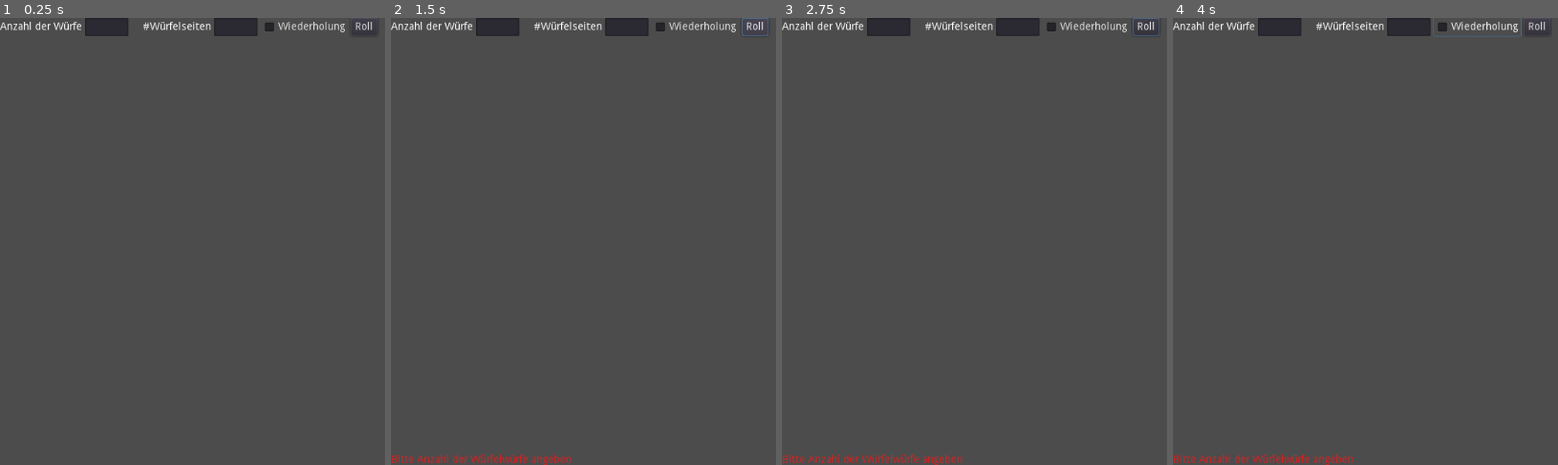
Above: before the commit, frames 1-4 (left to right).
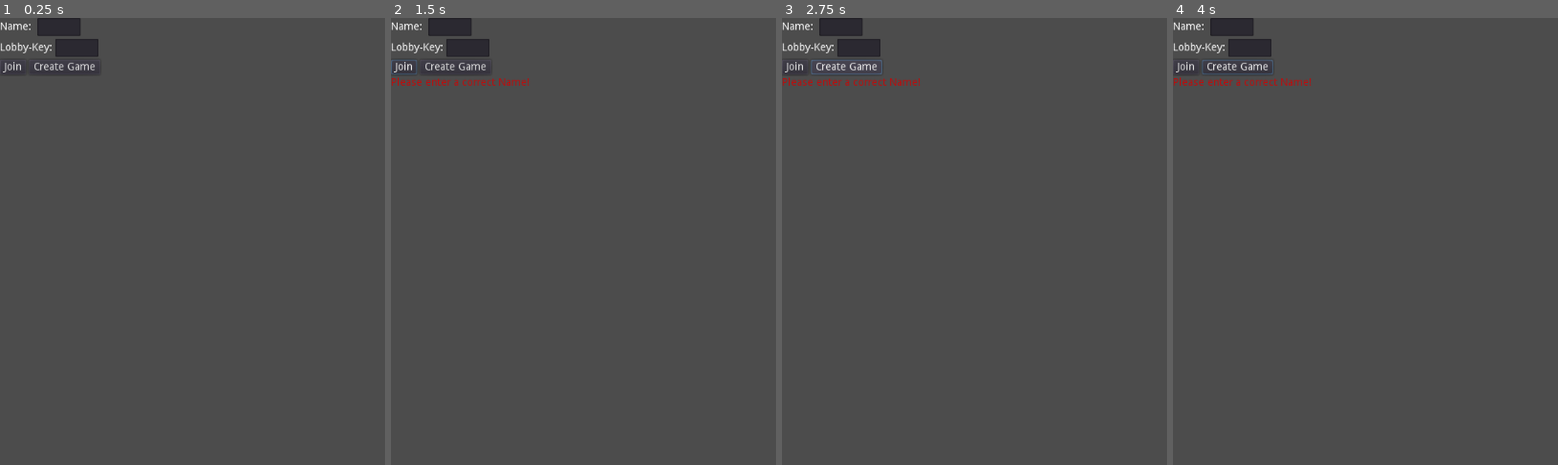
Above: after the commit, the same moments.

Repository: Reneator/Godot-Online-Bingo
Game: Godot game, scene res://Main_Menu.tscn
Two runs of this game, one before a commit and one after it. Both use one fixed random seed, a clock stepped at 60 frames per second and the inputs below. Before the commit the project starts from res://UI.tscn.
Inputs (mouse positions are in pixels of both pictures, inside the frame that each line leads up to):
- Up to frame 1 (0.25 s): no input
- Up to frame 2 (1.5 s): click (402, 67) at 0.5 s, where only the run after the commit has a clickable "Join"; click (756, 26) at 1.25 s, where only the run before the commit has a clickable "Roll"
- Up to frame 3 (2.75 s): click (847, 67) at 2 s, where only the run after the commit has a clickable "Create Game"
- Up to frame 4 (4 s): click (1477, 26) at 2.75 s, where only the run before the commit has a clickable "Wiederholung"; click (1477, 26) at 3.5 s, where only the run before the commit has a clickable "Wiederholung"

The runs differ from the first frame. In frame 1, 2.7% of the frame differs, in the area x 0-98%, y 0-13%; in frame 2, 3.4%; in frame 3, 3.5%, in the area x 0-99%, y 0-100%; in frame 4, 3.4%.

Commit message:
Added Base Lobby functionality and concept

Diff:
--- /dev/null
+++ b/Admin_Username_Element.tscn
@@ -0,0 +1,17 @@
+[gd_scene format=2]
+
+[node name="HBoxContainer" type="HBoxContainer"]
+margin_right = 1024.0
+margin_bottom = 20.0
+
+[node name="Button" type="Button" parent="."]
+margin_right = 78.0
+margin_bottom = 20.0
+text = "Username"
+
+[node name="ColorRect" type="ColorRect" parent="."]
+margin_left = 82.0
+margin_right = 102.0
+margin_bottom = 20.0
+rect_min_size = Vector2( 20, 20 )
+color = Color( 0.65098, 0.156863, 0.156863, 1 )
--- a/Bingo/Bingo.gd
+++ b/Bingo/Bingo.gd
@@ -7,15 +7,21 @@
 
 var bingo_grid = []
 
-var bingo_list = []
+var disabled = false
 
-func _ready():
+signal change()
+
+
+func initialize(entries):
 	columns = bingo_grid_size
+	var index = 0
 	for y in range(bingo_grid_size):
 		for x in range(bingo_grid_size):
-			create_element(x, y)
+			var entry_data = entries[index]
+			create_element(x, y, entry_data)
+			index += 1
 
-func create_element(x, y):
+func create_element(x, y, entry_data):
 	var element = bingo_element.instance()
 	element.x = x
 	element.y = y
@@ -23,12 +29,22 @@
 		bingo_grid.append([])
 	bingo_grid[y].append(element)
 
-	element.text = "%d, %d" %[x, y]
+	element.text = entry_data
 	element.connect("pressed", self, "on_bingo_button_pressed")
 	add_child(element)
 
 func on_bingo_button_pressed():
 	check_for_bingo()
+
+	var entries = convert_to_entries(bingo_grid)
+	emit_signal("change", entries)
+
+func convert_to_entries(grid_entries):
+	var entries = []
+	for x_row in bingo_grid:
+		for entry in x_row:
+			entries.append(entry.to_string())
+	return entries
 
 func check_for_bingo():
 	check_x_rows()
--- a/Bingo/Bingo.tscn
+++ b/Bingo/Bingo.tscn
@@ -10,5 +10,5 @@
 __meta__ = {
 "_edit_use_anchors_": false
 }
-bingo_grid_size = 4
+bingo_grid_size = 6
 bingo_element = ExtResource( 2 )
--- a/Bingo/Bingo_Button.gd
+++ b/Bingo/Bingo_Button.gd
@@ -2,3 +2,7 @@
 
 var x #coordinates in the grid
 var y
+
+
+func to_string():
+	return "%s,%s" %[text, pressed]
--- /dev/null
+++ b/Bingo_Generator.tscn
@@ -0,0 +1,8 @@
+[gd_scene format=2]
+
+[node name="Bingo_Generator" type="Control"]
+anchor_right = 1.0
+anchor_bottom = 1.0
+__meta__ = {
+"_edit_use_anchors_": false
+}
--- /dev/null
+++ b/Create_Lobby_Screen.gd
@@ -0,0 +1,16 @@
+extends VBoxContainer
+
+
+
+func _on_OK_Button_pressed():
+	check_params()
+	get_tree().change_scene_to(Scenes.lobby_admin_screen)
+
+func check_params():
+	pass
+
+func _on_Cancel_Button_pressed():
+	get_tree().change_scene_to(Scenes.main_menu)
+
+func _on_Edit_List_Button_pressed():
+	get_tree().change_scene_to(Scenes.list_editor)
--- /dev/null
+++ b/Create_Lobby_Screen.tscn
@@ -0,0 +1,77 @@
+[gd_scene load_steps=2 format=2]
+
+[ext_resource path="res://Create_Lobby_Screen.gd" type="Script" id=1]
+
+[node name="Create_Lobby_Screen" type="VBoxContainer"]
+anchor_right = 1.0
+anchor_bottom = 1.0
+script = ExtResource( 1 )
+__meta__ = {
+"_edit_use_anchors_": false
+}
+
+[node name="Label" type="Label" parent="."]
+margin_right = 1024.0
+margin_bottom = 14.0
+text = "Create Lobby"
+
+[node name="HBoxContainer2" type="HBoxContainer" parent="."]
+margin_top = 18.0
+margin_right = 1024.0
+margin_bottom = 38.0
+
+[node name="Edit_List_Button" type="Button" parent="HBoxContainer2"]
+margin_right = 63.0
+margin_bottom = 20.0
+text = "Edit List"
+
+[node name="Label" type="Label" parent="HBoxContainer2"]
+margin_left = 67.0
+margin_top = 3.0
+margin_right = 129.0
+margin_bottom = 17.0
+text = "List-size: "
+
+[node name="List_Size_Label" type="Label" parent="HBoxContainer2"]
+margin_left = 133.0
+margin_top = 3.0
+margin_right = 141.0
+margin_bottom = 17.0
+text = "0"
+
+[node name="HBoxContainer" type="HBoxContainer" parent="."]
+margin_top = 42.0
+margin_right = 1024.0
+margin_bottom = 66.0
+
+[node name="Label" type="Label" parent="HBoxContainer"]
+margin_top = 5.0
+margin_right = 58.0
+margin_bottom = 19.0
+text = "Grid-Size"
+
+[node name="SpinBox" type="SpinBox" parent="HBoxContainer"]
+margin_left = 62.0
+margin_right = 136.0
+margin_bottom = 24.0
+min_value = 4.0
+value = 4.0
+
+[node name="HBoxContainer3" type="HBoxContainer" parent="."]
+margin_top = 70.0
+margin_right = 1024.0
+margin_bottom = 90.0
+
+[node name="OK_Button" type="Button" parent="HBoxContainer3"]
+margin_right = 31.0
+margin_bottom = 20.0
+text = "OK"
+
+[node name="Cancel_Button" type="Button" parent="HBoxContainer3"]
+margin_left = 35.0
+margin_right = 89.0
+margin_bottom = 20.0
+text = "Cancel"
+[connection signal="pressed" from="HBoxContainer2/Edit_List_Button" to="." method="_on_Edit_List_Button_pressed"]
+[connection signal="pressed" from="HBoxContainer3/OK_Button" to="." method="_on_OK_Button_pressed"]
+[connection signal="pressed" from="HBoxContainer3/Cancel_Button" to="." method="_on_Cancel_Button_pressed"]
--- /dev/null
+++ b/Global.gd
@@ -0,0 +1,9 @@
+extends Node
+
+var entries
+
+var user_name = ""
+
+var lobby_key = ""
+
+var session : Session
--- /dev/null
+++ b/Lobby_Admin.gd
@@ -0,0 +1,3 @@
+extends Control
+
+var session_manager = Session_Manager.new()
--- /dev/null
+++ b/Lobby_Admin.tscn
@@ -0,0 +1,48 @@
+[gd_scene load_steps=4 format=2]
+
+[ext_resource path="res://Lobby_Admin.gd" type="Script" id=1]
+[ext_resource path="res://Bingo/Bingo.tscn" type="PackedScene" id=2]
+[ext_resource path="res://Admin_Username_Element.tscn" type="PackedScene" id=3]
+
+[node name="Lobby_Admin" type="VBoxContainer"]
+anchor_right = 1.0
+anchor_bottom = 1.0
+script = ExtResource( 1 )
+__meta__ = {
+"_edit_use_anchors_": false
+}
+
+[node name="Label" type="Label" parent="."]
+margin_right = 1024.0
+margin_bottom = 14.0
+text = "Lobby-Admin"
+
+[node name="HBoxContainer2" type="HBoxContainer" parent="."]
+margin_top = 18.0
+margin_right = 1024.0
+margin_bottom = 32.0
+
+[node name="Label" type="Label" parent="HBoxContainer2"]
+margin_right = 66.0
+margin_bottom = 14.0
+text = "Lobby-ID: "
+
+[node name="Label2" type="Label" parent="HBoxContainer2"]
+margin_left = 70.0
+margin_right = 113.0
+margin_bottom = 14.0
+text = "X1A5G"
+
+[node name="User_List" type="VBoxContainer" parent="."]
+margin_top = 36.0
+margin_right = 1024.0
+margin_bottom = 56.0
+
+[node name="HBoxContainer" parent="User_List" instance=ExtResource( 3 )]
+
+[node name="Bingo" parent="." instance=ExtResource( 2 )]
+anchor_right = 0.0
+anchor_bottom = 0.0
+margin_top = 60.0
+margin_right = 1024.0
+margin_bottom = 60.0
--- /dev/null
+++ b/Lobby_Screen.gd
@@ -0,0 +1,27 @@
+extends VBoxContainer
+
+func _ready():
+	$Bingo.connect("change", self, "on_bingo_change")
+	load_game()
+
+func load_game():
+	var session : Session = Global.session
+	$HBoxContainer/Username_Label.text = session.username
+	$HBoxContainer2/Lobby_Nr_Label.text = session.lobby_key
+	$Bingo.bingo_grid_size = session.grid_size
+	$Bingo.initialize(session.entries)
+
+func on_bingo_change(entries):
+	var current_session : Session = Global.session
+	var update_session = Session.new()
+	update_session.entries = current_session.entries
+	update_session.username = current_session.username
+	update_session.lobby_key = current_session.lobby_key
+	update_session.grid_size = current_session.grid_size
+	update_session.entries = entries
+
+	print(update_session)
+
+func _on_Bingo_Button_pressed():
+	#bingo button unlocks when bingo is unlocked
+	pass
--- /dev/null
+++ b/Lobby_Screen.tscn
@@ -0,0 +1,57 @@
+[gd_scene load_steps=3 format=2]
+
+[ext_resource path="res://Lobby_Screen.gd" type="Script" id=1]
+[ext_resource path="res://Bingo/Bingo.tscn" type="PackedScene" id=2]
+
+[node name="Lobby_Screen" type="VBoxContainer"]
+anchor_right = 1.0
+anchor_bottom = 1.0
+script = ExtResource( 1 )
+__meta__ = {
+"_edit_use_anchors_": false
+}
+
+[node name="HBoxContainer" type="HBoxContainer" parent="."]
+margin_right = 1024.0
+margin_bottom = 14.0
+
+[node name="Label" type="Label" parent="HBoxContainer"]
+margin_right = 70.0
+margin_bottom = 14.0
+text = "Username:"
+
+[node name="Username_Label" type="Label" parent="HBoxContainer"]
+margin_left = 74.0
+margin_right = 129.0
+margin_bottom = 14.0
+text = "Testuser"
+
+[node name="HBoxContainer2" type="HBoxContainer" parent="."]
+margin_top = 18.0
+margin_right = 1024.0
+margin_bottom = 32.0
+
+[node name="Label" type="Label" parent="HBoxContainer2"]
+margin_right = 62.0
+margin_bottom = 14.0
+text = "Lobby-Nr:"
+
+[node name="Lobby_Nr_Label" type="Label" parent="HBoxContainer2"]
+margin_left = 66.0
+margin_right = 106.0
+margin_bottom = 14.0
+text = "53466"
+
+[node name="Bingo" parent="." instance=ExtResource( 2 )]
+anchor_right = 0.0
+anchor_bottom = 0.0
+margin_top = 36.0
+margin_right = 1024.0
+margin_bottom = 36.0
+
+[node name="Bingo_Button" type="Button" parent="."]
+margin_top = 40.0
+margin_right = 1024.0
+margin_bottom = 60.0
+text = "Bingo!"
+[connection signal="pressed" from="Bingo_Button" to="." method="_on_Bingo_Button_pressed"]
--- /dev/null
+++ b/Main_Menu.gd
@@ -0,0 +1,61 @@
+extends VBoxContainer
+
+
+func _ready():
+	load_state()
+
+func _on_Create_Game_Button_pressed():
+	var valid = check_name()
+	if valid:
+		save()
+		get_tree().change_scene("res://Create_Lobby_Screen.tscn")
+
+func _on_Join_Game_Button_pressed():
+	var valid = check_name()
+	if valid:
+		var session = connect_to_lobby()
+		if session:
+			Global.session = session
+			save()
+			get_tree().change_scene_to(Scenes.lobby_screen)
+
+func connect_to_lobby():
+	var session = Session.new()
+	var user_name = get_user_name()
+	var lobby_key = $HBoxContainer2/Lobby_Key_Line_Edit.text
+	session.username = user_name
+	session.lobby_key = lobby_key
+	session.grid_size = 3
+	session.entries = ["1","2","3","4","5","6","7","8","9"]
+	session.lobby_key = "1337"
+
+	return session
+
+func check_name():
+	clear_error()
+	var name_text = $HBoxContainer/NameLineEdit.text
+	var valid = name_text and name_text != ""
+	if not valid:
+		print_error("Please enter a correct Name!")
+	return valid
+
+func check_lobby_key():
+	#check server connection
+	return true
+
+func clear_error():
+	$ErrorLabel.text = ""
+
+func print_error(text):
+	$ErrorLabel.text = text
+
+func get_user_name():
+	return $HBoxContainer/NameLineEdit.text
+
+func save():
+	Global.user_name = get_user_name()
+	Global.lobby_key = $HBoxContainer2/Lobby_Key_Line_Edit.text
+
+func load_state():
+	$HBoxContainer/NameLineEdit.text = Global.user_name
+	$HBoxContainer2/Lobby_Key_Line_Edit.text = Global.lobby_key
--- /dev/null
+++ b/Main_Menu.tscn
@@ -0,0 +1,66 @@
+[gd_scene load_steps=2 format=2]
+
+[ext_resource path="res://Main_Menu.gd" type="Script" id=2]
+
+[node name="Main_Menu" type="VBoxContainer"]
+anchor_right = 1.0
+anchor_bottom = 1.0
+script = ExtResource( 2 )
+__meta__ = {
+"_edit_use_anchors_": false
+}
+
+[node name="HBoxContainer" type="HBoxContainer" parent="."]
+margin_right = 1024.0
+margin_bottom = 24.0
+
+[node name="Label" type="Label" parent="HBoxContainer"]
+margin_top = 5.0
+margin_right = 46.0
+margin_bottom = 19.0
+text = "Name: "
+
+[node name="NameLineEdit" type="LineEdit" parent="HBoxContainer"]
+margin_left = 50.0
+margin_right = 108.0
+margin_bottom = 24.0
+
+[node name="HBoxContainer2" type="HBoxContainer" parent="."]
+margin_top = 28.0
+margin_right = 1024.0
+margin_bottom = 52.0
+
+[node name="Label" type="Label" parent="HBoxContainer2"]
+margin_top = 5.0
+margin_right = 70.0
+margin_bottom = 19.0
+text = "Lobby-Key:"
+
+[node name="Lobby_Key_Line_Edit" type="LineEdit" parent="HBoxContainer2"]
+margin_left = 74.0
+margin_right = 132.0
+margin_bottom = 24.0
+
+[node name="HBoxContainer3" type="HBoxContainer" parent="."]
+margin_top = 56.0
+margin_right = 1024.0
+margin_bottom = 76.0
+
+[node name="Join_Game_Button" type="Button" parent="HBoxContainer3"]
+margin_right = 35.0
+margin_bottom = 20.0
+text = "Join"
+
+[node name="Create_Game_Button" type="Button" parent="HBoxContainer3"]
+margin_left = 39.0
+margin_right = 134.0
+margin_bottom = 20.0
+text = "Create Game"
+
+[node name="ErrorLabel" type="Label" parent="."]
+margin_top = 80.0
+margin_right = 1024.0
+margin_bottom = 94.0
+custom_colors/font_color = Color( 0.74902, 0.0509804, 0.0509804, 1 )
+[connection signal="pressed" from="HBoxContainer3/Join_Game_Button" to="." method="_on_Join_Game_Button_pressed"]
+[connection signal="pressed" from="HBoxContainer3/Create_Game_Button" to="." method="_on_Create_Game_Button_pressed"]
--- /dev/null
+++ b/Scenes.gd
@@ -0,0 +1,7 @@
+extends Node
+
+export (PackedScene) var main_menu
+export (PackedScene) var create_lobby_screen
+export (PackedScene) var lobby_screen
+export (PackedScene) var list_editor
+export (PackedScene) var lobby_admin_screen
--- /dev/null
+++ b/Scenes.tscn
@@ -0,0 +1,16 @@
+[gd_scene load_steps=7 format=2]
+
+[ext_resource path="res://Scenes.gd" type="Script" id=1]
+[ext_resource path="res://Create_Lobby_Screen.tscn" type="PackedScene" id=2]
+[ext_resource path="res://Main_Menu.tscn" type="PackedScene" id=3]
+[ext_resource path="res://Lobby_Screen.tscn" type="PackedScene" id=4]
+[ext_resource path="res://Entry_Editor/Bingo_Listen_Editor.tscn" type="PackedScene" id=5]
+[ext_resource path="res://Lobby_Admin.tscn" type="PackedScene" id=6]
+
+[node name="Scenes" type="Node"]
+script = ExtResource( 1 )
+main_menu = ExtResource( 3 )
+create_lobby_screen = ExtResource( 2 )
+lobby_screen = ExtResource( 4 )
+list_editor = ExtResource( 5 )
+lobby_admin_screen = ExtResource( 6 )
--- /dev/null
+++ b/Session.gd
@@ -0,0 +1,7 @@
+extends Reference
+class_name Session
+
+var username
+var lobby_key
+var entries = []
+var grid_size
--- /dev/null
+++ b/Session_Manager.gd
@@ -0,0 +1,7 @@
+extends Node
+class_name Session_Manager
+
+#only used by Lobby_Admin
+
+
+var sessions = {} #{username:{session}}
--- a/project.godot
+++ b/project.godot
@@ -8,16 +8,32 @@
 
 config_version=4
 
-_global_script_classes=[  ]
+_global_script_classes=[ {
+"base": "Reference",
+"class": "Session",
+"language": "GDScript",
+"path": "res://Session.gd"
+}, {
+"base": "Node",
+"class": "Session_Manager",
+"language": "GDScript",
+"path": "res://Session_Manager.gd"
+} ]
 _global_script_class_icons={
-
+"Session": "",
+"Session_Manager": ""
 }
 
 [application]
 
 config/name="Dice_Roller"
-run/main_scene="res://UI.tscn"
+run/main_scene="res://Main_Menu.tscn"
 config/icon="res://icon.png"
+
+[autoload]
+
+Scenes="*res://Scenes.tscn"
+Global="*res://Global.gd"
 
 [rendering]
 
